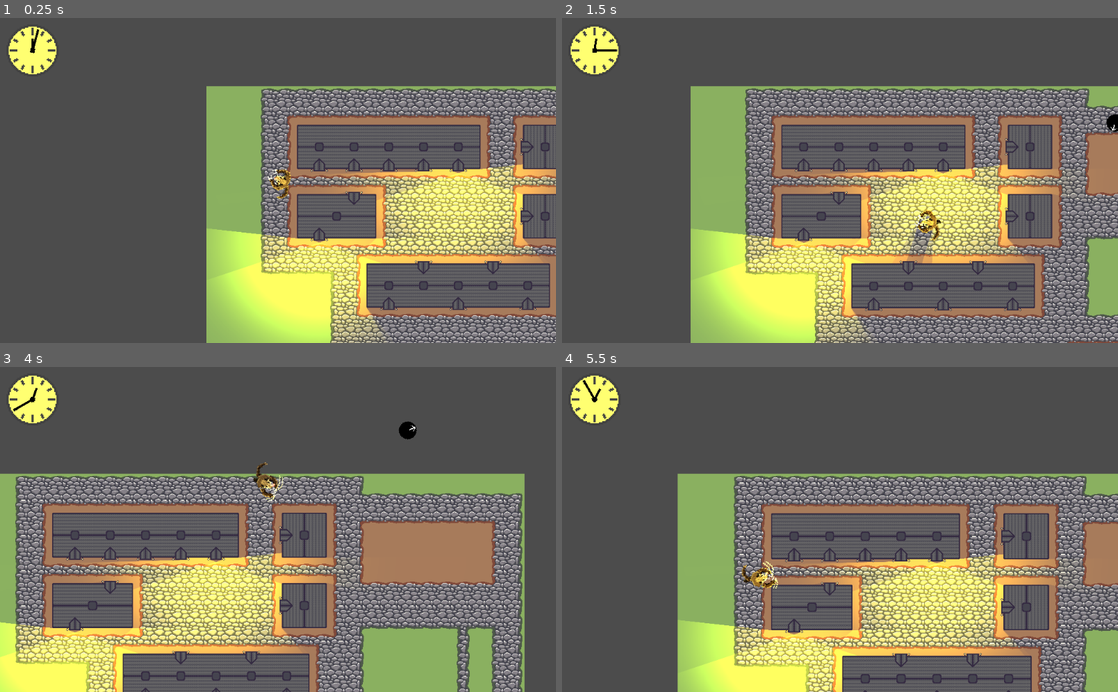
Above: before the commit, frames 1-4 (two rows, left to right).
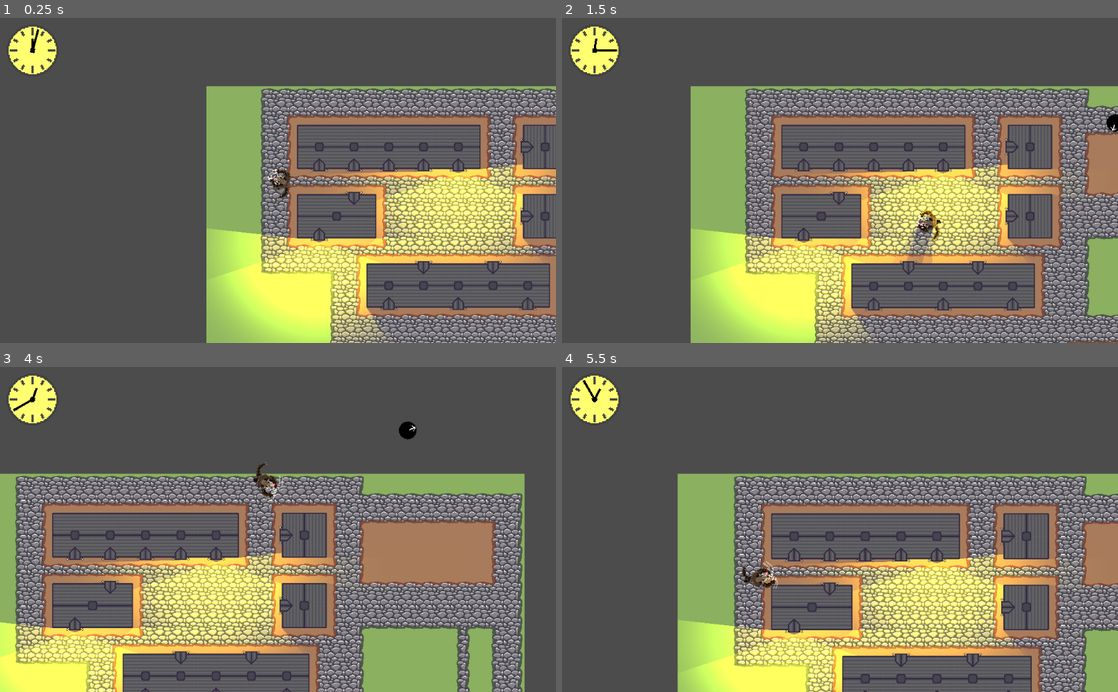
Above: after the commit, the same moments.

Repository: marc-hugh-tom/game-off-2020
Game: Godot game, scene res://nodes/PlayState.tscn
The game is run twice, just before and just after one commit, with the same random seed, the same clock (stepped at 60 frames per second) and the same inputs.
Inputs (mouse positions are in pixels of both pictures, inside the frame that each line leads up to):
- Up to frame 1 (0.25 s): no input
- Up to frame 2 (1.5 s): move the mouse to (962, 164) at 0.52 s; press the mouse at (962, 164) at 0.53 s; hold D (right) 0.53-1.28 s; move the mouse to (728, 196) at 1.27 s; release the mouse at (728, 196) at 1.28 s; hold S (down) from 1.28 s (still down); right-click (728, 196) at 1.35 s
- Up to frame 3 (4 s): move the mouse to (333, 458) at 2.02 s; release S (down) at 2.03 s; press the mouse at (333, 458) at 2.03 s; hold D (right) 2.03-2.78 s; move the mouse to (250, 594) at 2.77 s; release the mouse at (250, 594) at 2.78 s; hold W (up) 2.78-3.53 s; right-click (250, 594) at 2.85 s; move the mouse to (444, 578) at 3.52 s; press the mouse at (444, 578) at 3.53 s; hold A (left) from 3.53 s (still down)
- Up to frame 4 (5.5 s): move the mouse to (673, 480) at 4.27 s; release the mouse at (673, 480) at 4.28 s; right-click (673, 480) at 4.35 s; move the mouse to (867, 529) at 5.02 s; release A (left) at 5.03 s; press the mouse at (867, 529) at 5.03 s; hold S (down) from 5.03 s (still down)

The runs differ from the first frame. In frame 1, 0.2% of the frame differs, in the area x 48-53%, y 46-56%; in frame 2, 0.1%; in frame 3, 0.2%; in frame 4, 0.2%, in the area x 32-39%, y 59-69%.

Commit message:
Stop light travelling through walls

Diff:
--- a/nodes/Lamp.tscn
+++ b/nodes/Lamp.tscn
@@ -10,4 +10,5 @@
 range_item_cull_mask = 3
 shadow_enabled = true
 shadow_filter = 1
+shadow_item_cull_mask = 3
 script = ExtResource( 2 )
